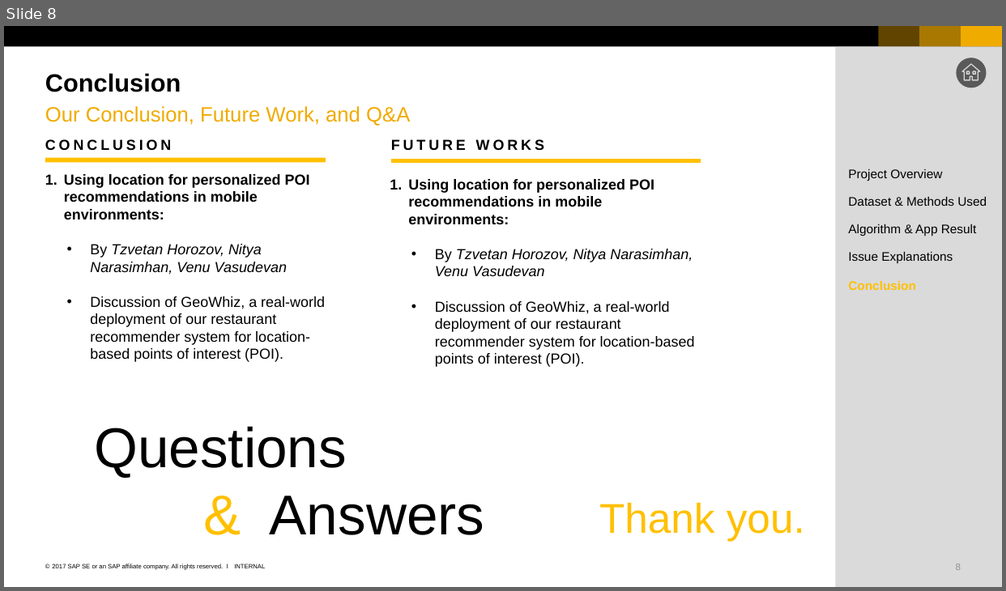
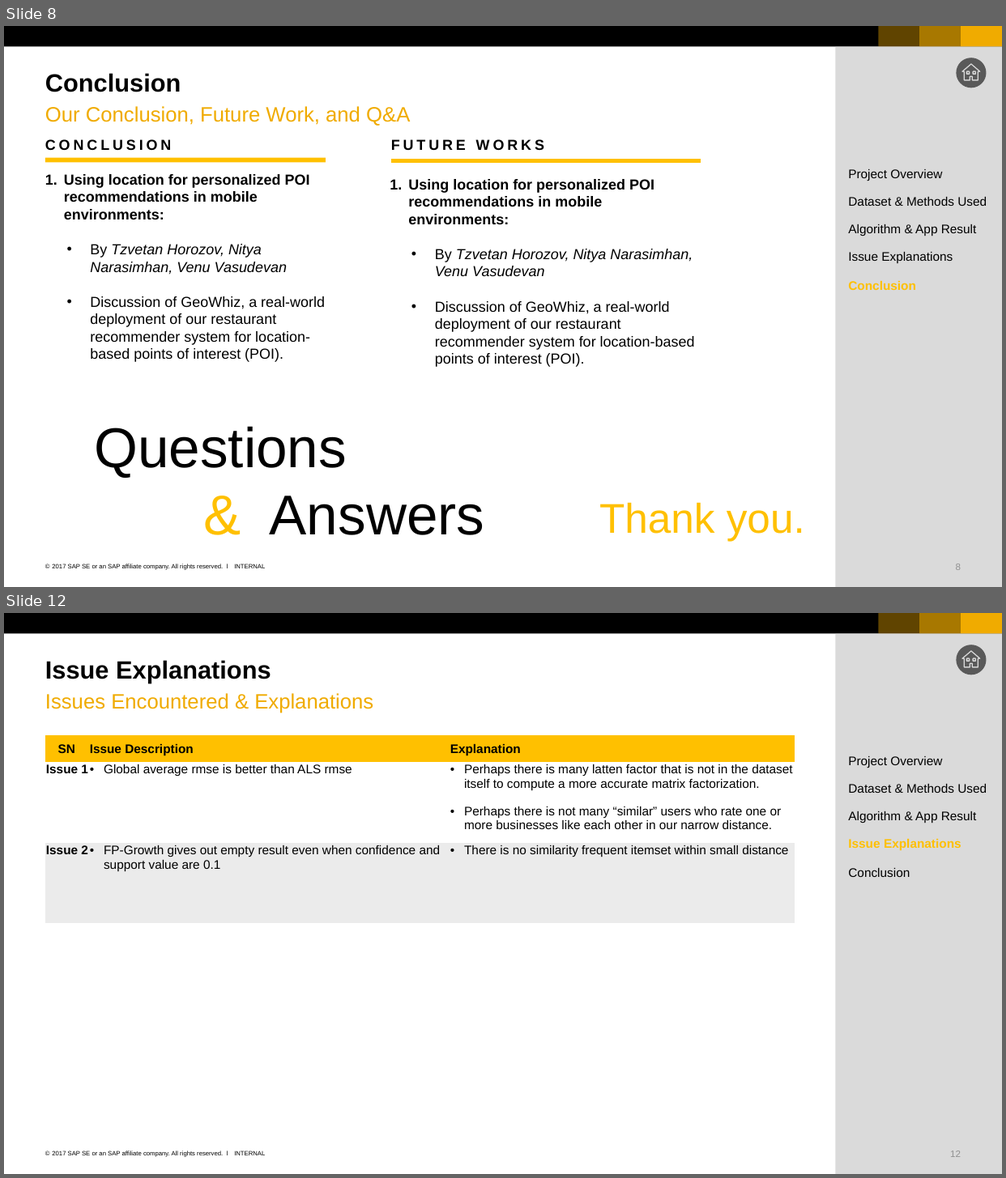
Before and after one commit to nguyenthanhtung2605/yelp-data-analysis, a slide deck: project_yelp_recommendation/15_Apr10_HuyNguyen_TungNguyen_Yelp_Restaurant_Recommendation_tungedit.pptx. Shown one above the other, each under a label of ours: slide 8 before the commit, slides 8 and 12 after it; the slides between them are not shown. The pictures are 1006x591 and 1006x1178 pixels, drawn with LibreOffice and Linux fonts; fonts in the diff are those of the drawing. Boxes give left, top, right and bottom in pixels: in the first picture for what was removed or moved away, otherwise in the second. Text is boxed around its words. In the diff, an @@ line names an element or a change of style, - is before the commit and + after.

```diff
--- a/project_yelp_recommendation/15_Apr10_HuyNguyen_TungNguyen_Yelp_Restaurant_Recommendation_tungedit.pptx
+++ b/project_yelp_recommendation/15_Apr10_HuyNguyen_TungNguyen_Yelp_Restaurant_Recommendation_tungedit.pptx
@@ slide 12 added at (4,613,1002,1174), background #FFFFFF; not listed: 9 template elements that a slide beside it also shows @@
@@ title added at (45,660,271,683), 24 pt, text #000000, bold @@
+Issue Explanations
@@ text added at (45,693,373,713), 20 pt, text #F0AB00 @@
+Issues Encountered & Explanations
@@ table added at (45,735,795,924), 3 rows, 3 columns @@
+SN | Issue Description | Explanation
+Issue 1 | Global average rmse is better than ALS rmse | Perhaps there is many latten factor that is not in the dataset itself to compute a more accurate matrix factorization. / Perhaps there is not many “similar” users who rate one or more businesses like each other in our narrow distance.
+Issue 2 | FP-Growth gives out empty result even when confidence and support value are 0.1 | There is no similarity frequent itemset within small distance
@@ text added at (848,756,942,768), 12 pt, text #000000 @@
+Project Overview
@@ text added at (848,784,987,793), 12 pt, text #000000 @@
+Dataset & Methods Used
@@ text added at (848,811,977,823), 12 pt, text #000000 @@
+Algorithm & App Result
@@ text added at (848,839,961,851), 12 pt, text #FFC000, bold @@
+Issue Explanations
@@ text added at (848,868,910,877), 12 pt, text #000000 @@
+Conclusion
```
Also in this commit, not shown: 4 other slides added, 13 other files.
